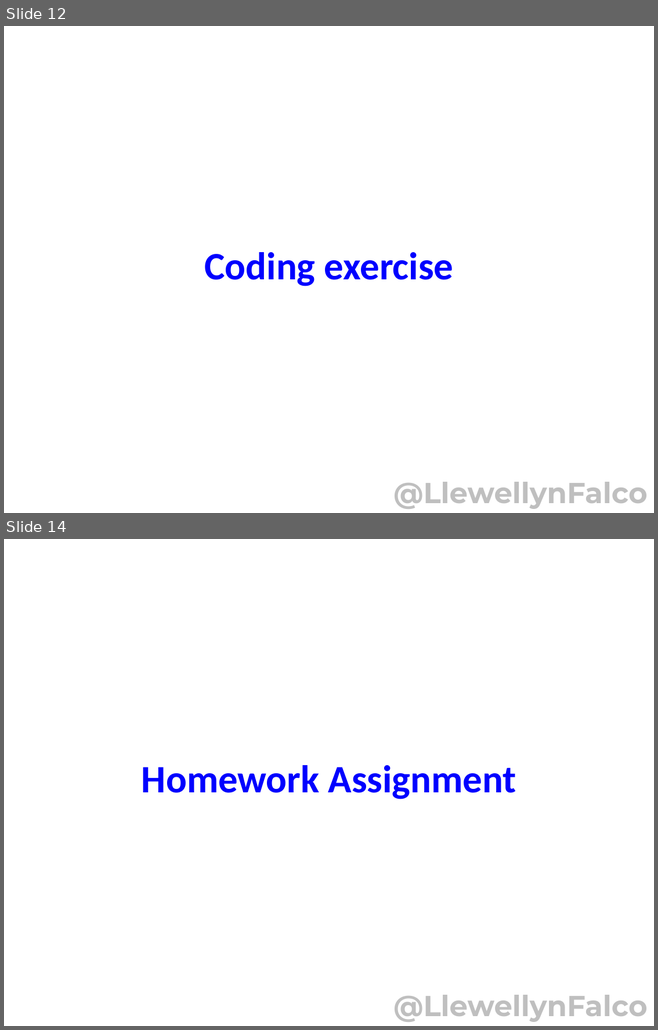
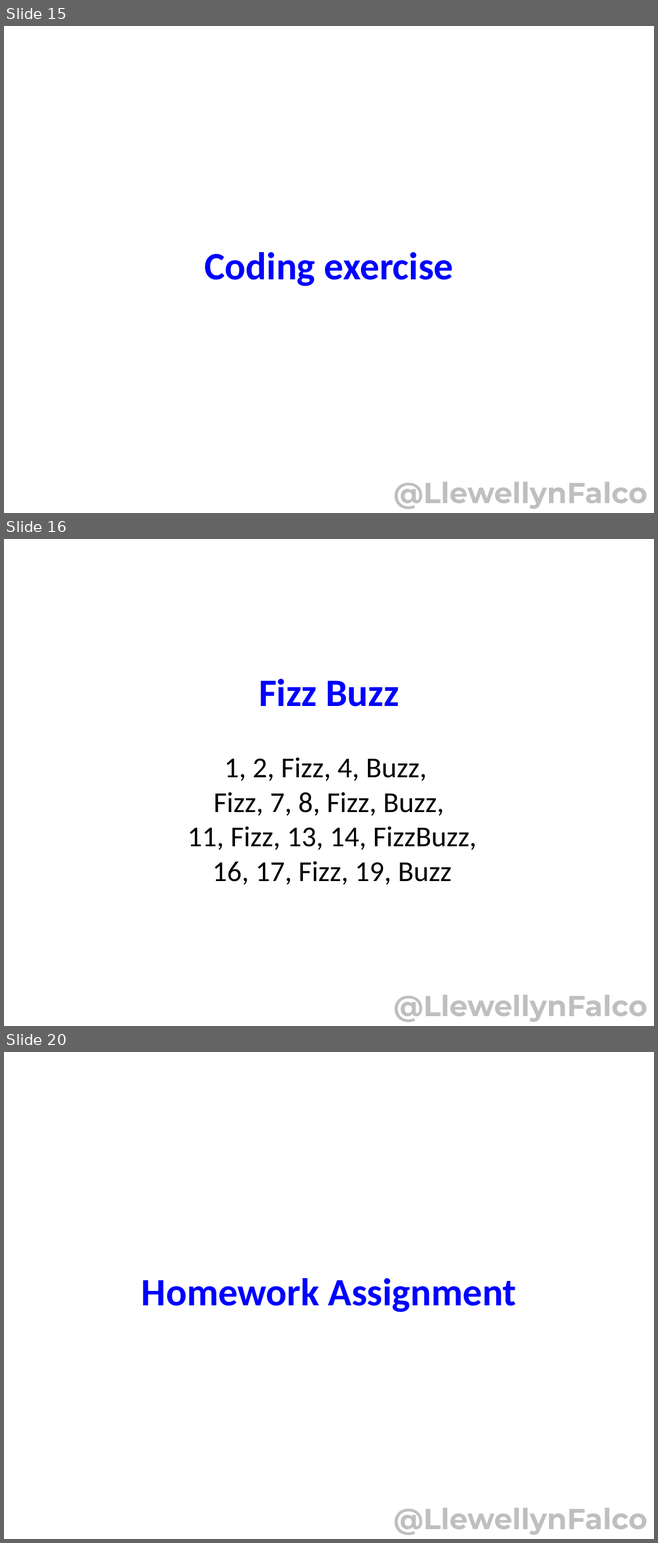
Before and after one commit to isidore/StrongStylePairingTalk, a slide deck: StrongStylePairing.pptx. Shown one above the other, each under a label of ours: slides 12 and 14 before the commit, slides 15, 16 and 20 after it; the slides between them are not shown. The pictures are 658x1030 and 658x1543 pixels, drawn with LibreOffice and Linux fonts; fonts in the diff are those of the drawing. Boxes give left, top, right and bottom in pixels: in the first picture for what was removed or moved away, otherwise in the second. Text is boxed around its words. In the diff, an @@ line names an element or a change of style, - is before the commit and + after.

```diff
--- a/StrongStylePairing.pptx
+++ b/StrongStylePairing.pptx
@@ slide 16 added at <box>4,539,654,1026</box>, background #FFFFFF @@
@@ title added at <box>187,679,477,885</box>, 32 pt, text #000000 @@
+Fizz Buzz
+1, 2, Fizz, 4, Buzz,
+Fizz, 7, 8, Fizz, Buzz,
+11, Fizz, 13, 14, FizzBuzz,
+16, 17, Fizz, 19, Buzz
@@ text added at <box>393,995,647,1022</box>, 32 pt, text #BFBFBF, bold @@
+@LlewellynFalco
@@ what was slide 12 is now slide 15 @@
@@ what was slide 14 is now slide 20 @@
```
Also in this commit, not shown: 3 slides changed, 6 other slides added.
